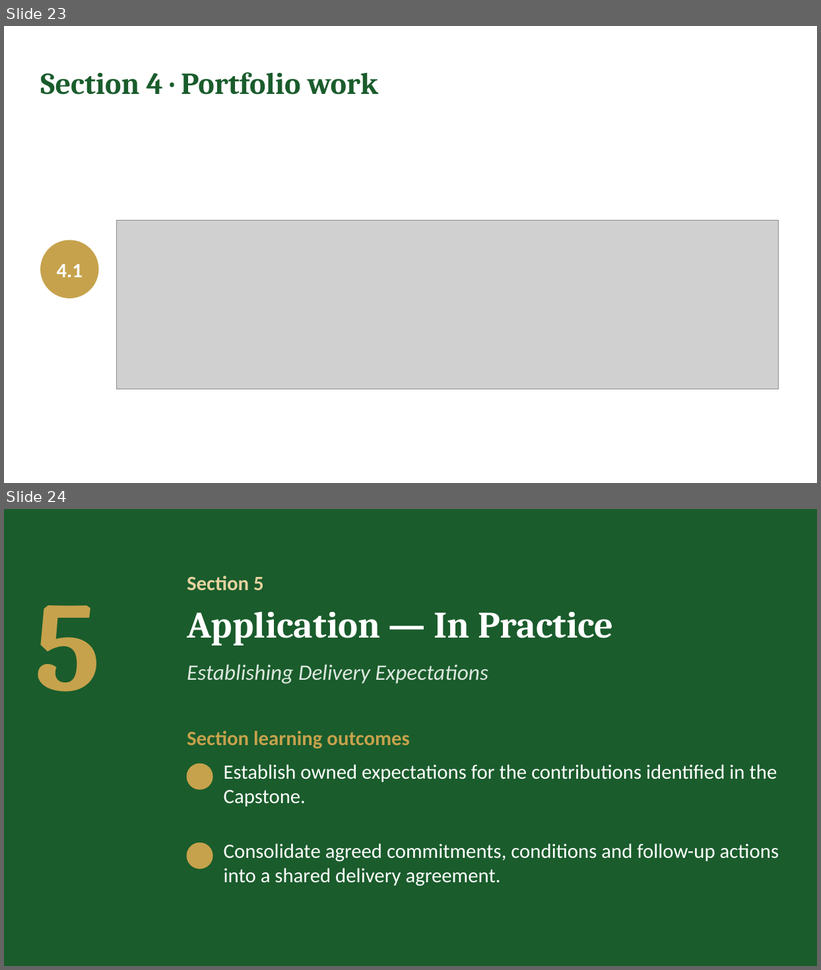
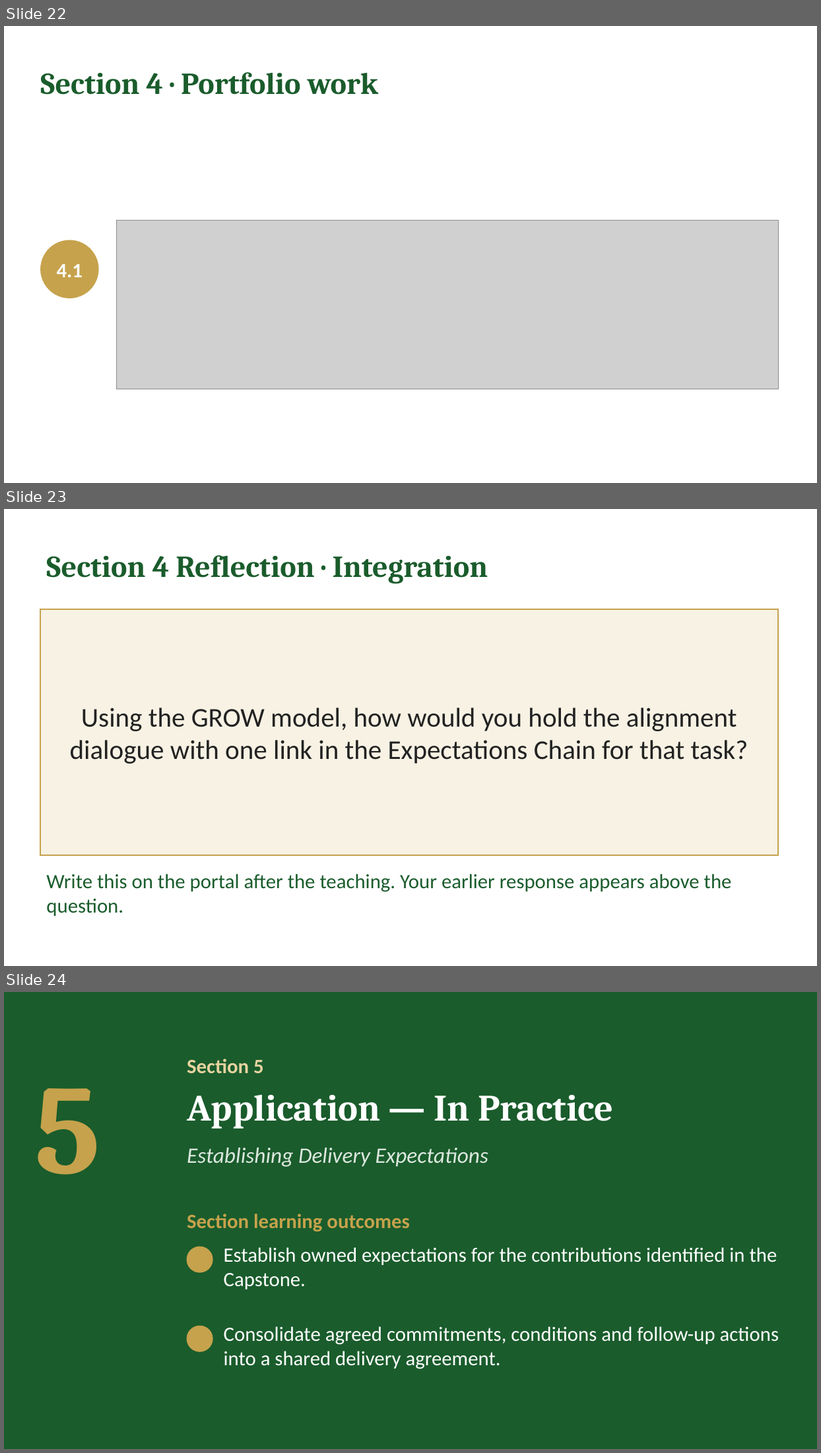
Before and after one commit to IBSL26/ibsl-platform, a slide deck: Unit decks/Unit 07 - Establishing Performance Expectations.pptx. Shown one above the other, each under a label of ours: slides 23 and 24 before the commit, slides 22, 23 and 24 after it. The pictures are 821x970 and 821x1453 pixels, drawn with LibreOffice and Linux fonts; fonts in the diff are those of the drawing; grey boxes stand for pictures; background and template pictures are left out. Boxes give left, top, right and bottom in pixels: in the first picture for what was removed or moved away, otherwise in the second. Text is boxed around its words. In the diff, an @@ line names an element or a change of style, - is before the commit and + after.

```diff
--- a/Unit decks/Unit 07 - Establishing Performance Expectations.pptx
+++ b/Unit decks/Unit 07 - Establishing Performance Expectations.pptx
@@ slide 23 added at [4, 509, 817, 966], background #FFFFFF @@
@@ text added at [46, 555, 488, 584], 36 pt, text #1A5C2C, bold @@
+Section 4 Reflection · Integration
@@ rectangle added at [40, 609, 779, 856], fill #F7F2E4, outline #C6A24C 1.5 pt, 32 pt, text #222222 @@
+Using the GROW model, how would you hold the alignment dialogue with one link in the Expectations Chain for that task?
@@ text added at [46, 874, 732, 916], 24 pt, text #1A5C2C @@
+Write this on the portal after the teaching. Your earlier response appears above the question.
@@ what was slide 23 is now slide 22 @@
```
Also in this commit, not shown: 4 other slides added, 4 slides removed, 10 other files.
